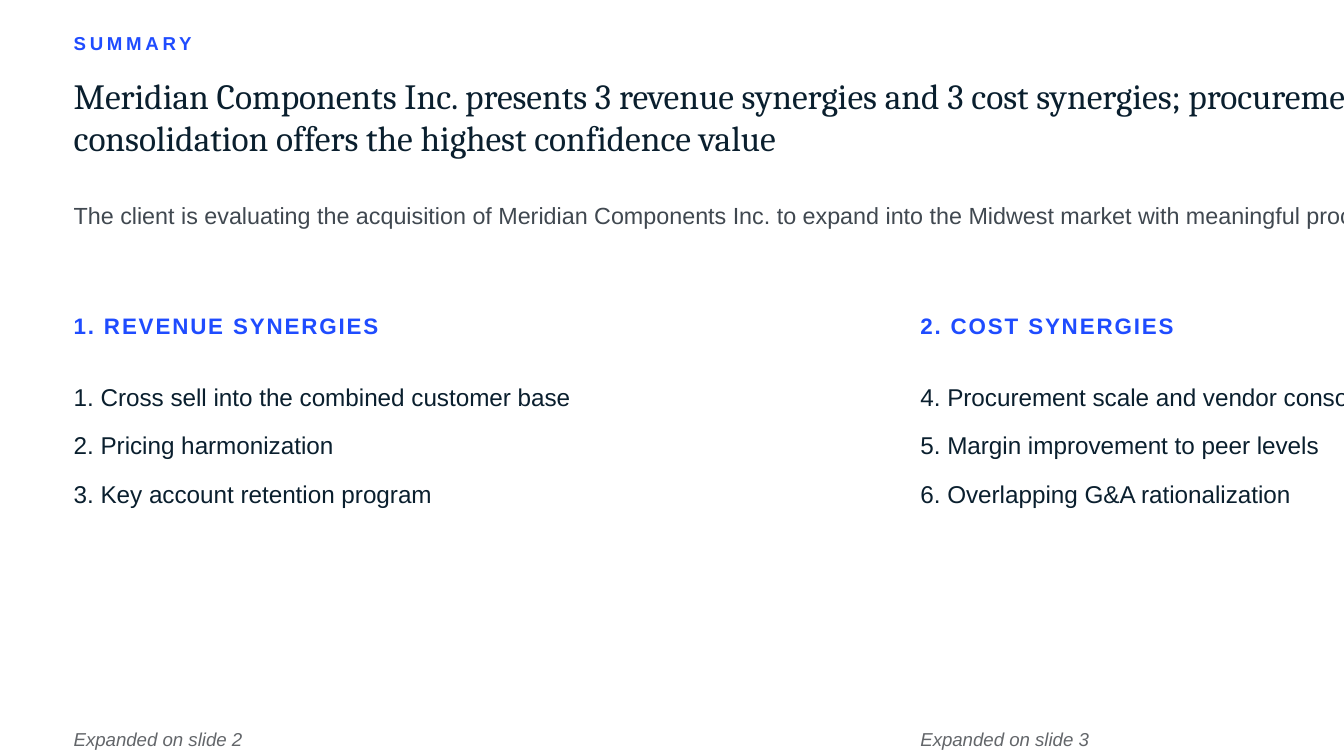
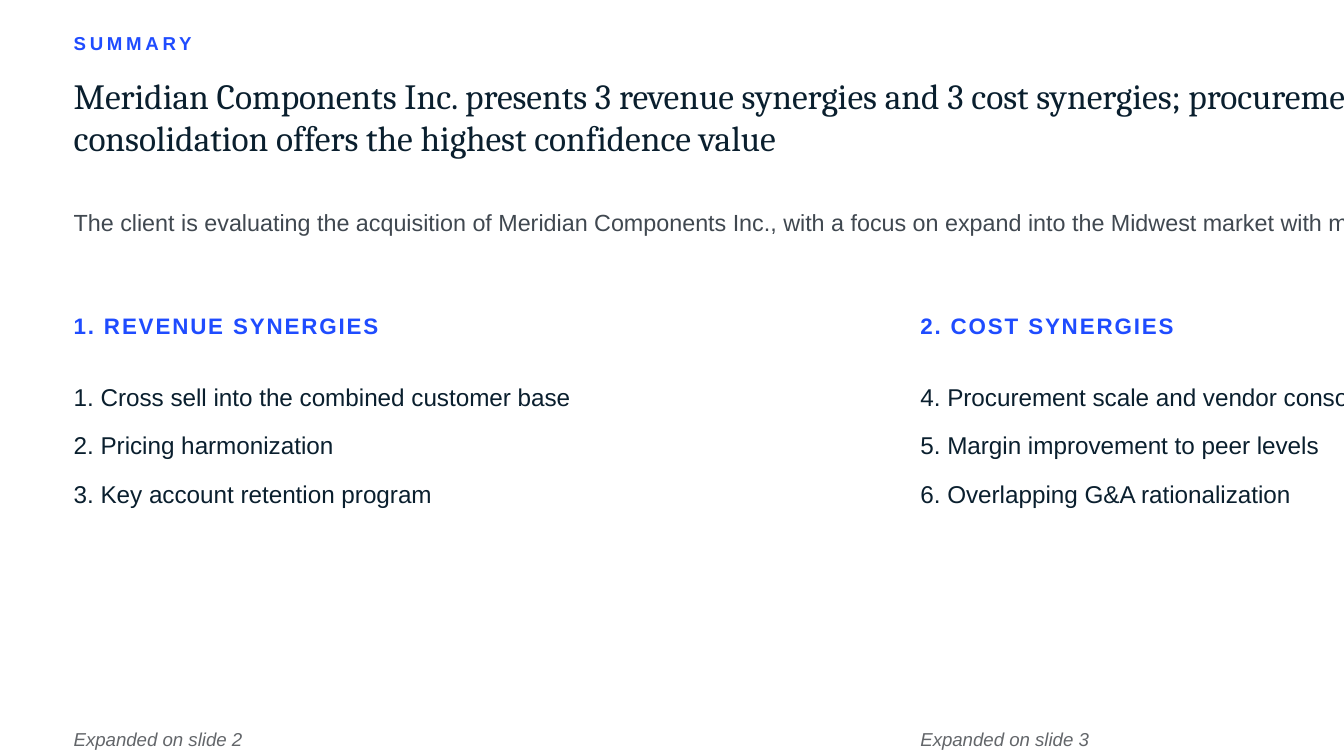
Before and after one commit to joshuakeum9-cell/dealdesk, a slide deck: slide 2 of samples/financial_Presentation.pptx. Drawn at 1344x756 pixels with LibreOffice and Linux fonts; fonts in the diff are those of the drawing. Boxes give left, top, right and bottom in pixels: in the first picture for what was removed or moved away, otherwise in the second. Text is boxed around its words. In the diff, an @@ line names an element or a change of style, - is before the commit and + after.

```diff
--- a/samples/financial_Presentation.pptx
+++ b/samples/financial_Presentation.pptx
@@ text at (74, 214, 1322, 236): text changed @@
-The client is evaluating the acquisition of Meridian Components Inc. to expand into the Midwest market with meaningful procurement synergies.
+The client is evaluating the acquisition of Meridian Components Inc., with a focus on expand into the Midwest market with meaningful procurement synergies.
```
Also in this commit, not shown: 3 other slides changed, 9 other files.
